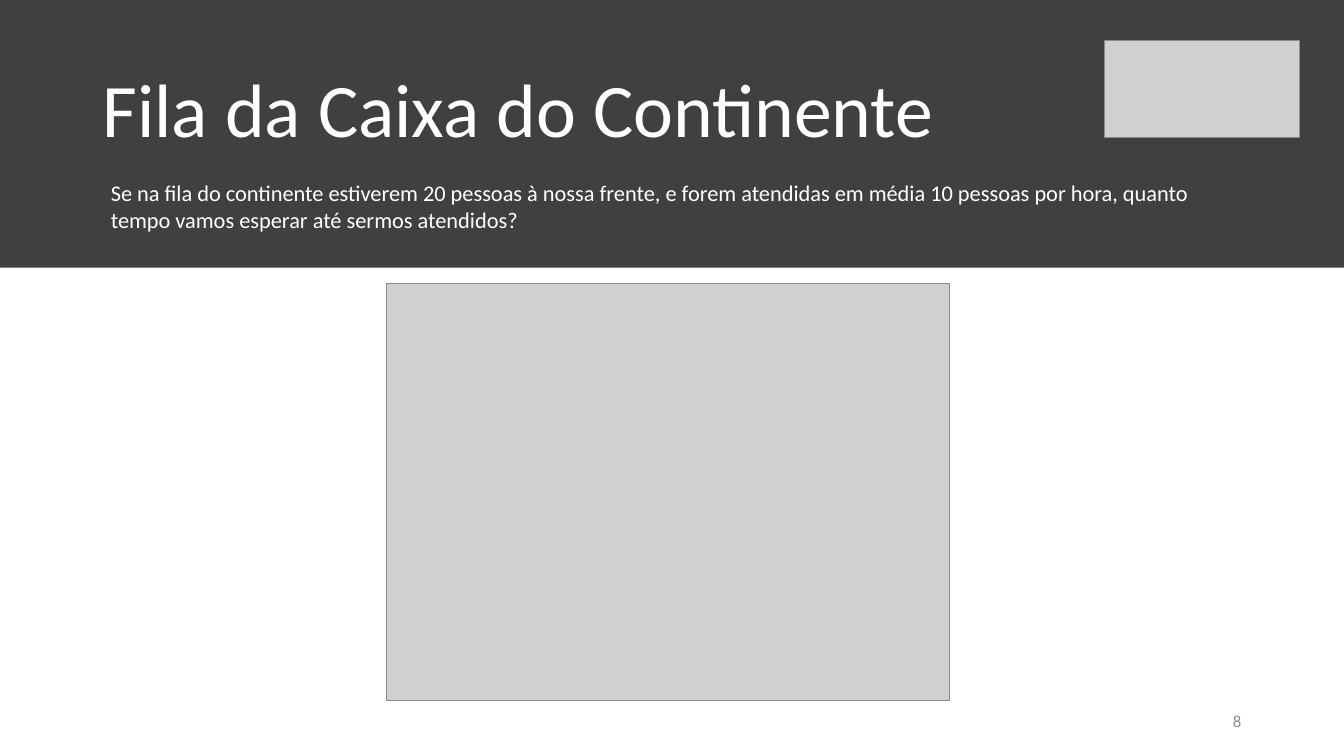
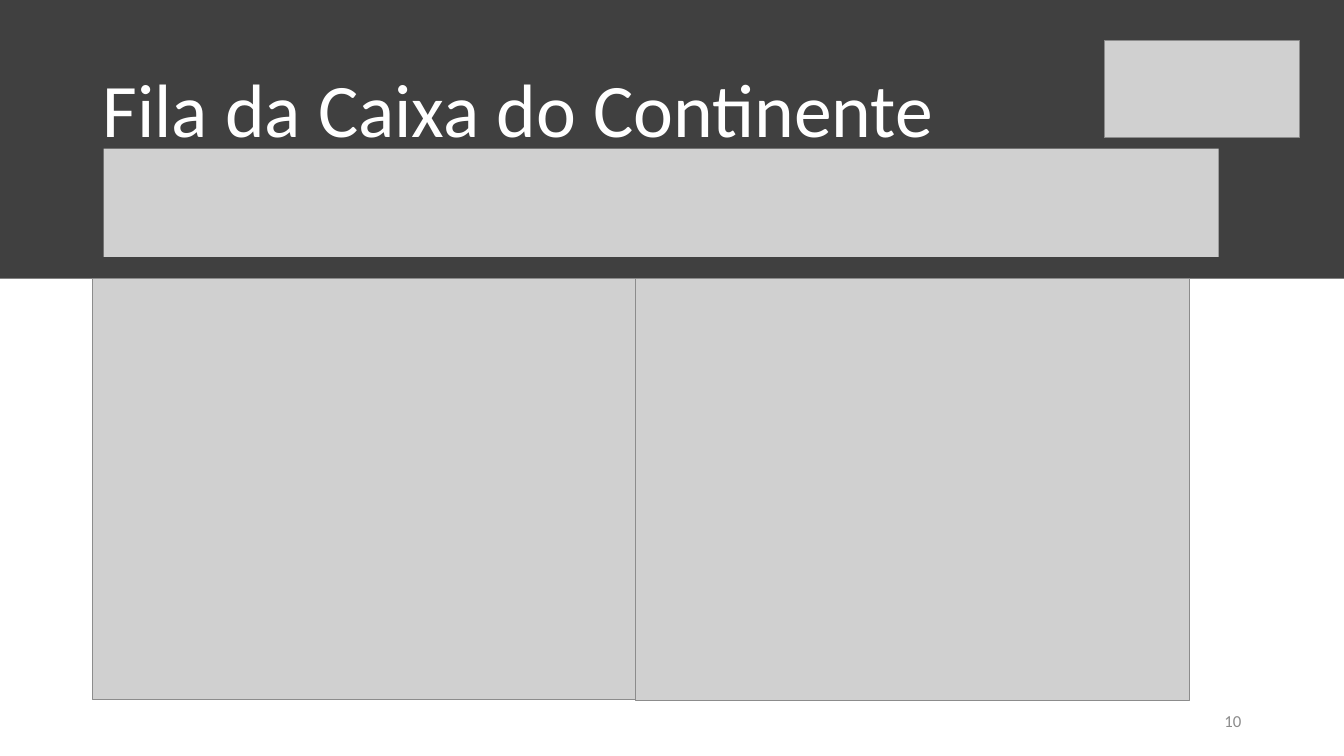
Before and after one commit to RodrigoCoelho7/probabilistic_programming, a slide deck: slide 10 of Short Talks/Poisson and Gamma distributions/Distribuição de Poisson e Gamma.pptx (slide 8 before the commit). Drawn at 1344x756 pixels with LibreOffice and Linux fonts; fonts in the diff are those of the drawing; grey boxes stand for pictures. Boxes give left, top, right and bottom in pixels: in the first picture for what was removed or moved away, otherwise in the second. Text is boxed around its words. In the diff, an @@ line names an element or a change of style, - is before the commit and + after.

Commit message:
Update PPT

```diff
--- a/Short Talks/Poisson and Gamma distributions/Distribuição de Poisson e Gamma.pptx
+++ b/Short Talks/Poisson and Gamma distributions/Distribuição de Poisson e Gamma.pptx
@@ rectangle resized from (x1=0, y1=0, x2=1344, y2=268) to (x1=0, y1=0, x2=1344, y2=279) @@
@@ picture added at (x1=104, y1=149, x2=1219, y2=257) @@
@@ text removed at (x1=111, y1=185, x2=1188, y2=232) @@
-Se na fila do continente estiverem 20 pessoas à nossa frente, e forem atendidas em média 10 pessoas por hora, quanto tempo vamos esperar até sermos atendidos?
@@ picture added at (x1=93, y1=279, x2=636, y2=701) @@
@@ picture removed at (x1=386, y1=283, x2=949, y2=701) @@
@@ picture added at (x1=635, y1=278, x2=1190, y2=700) @@
@@ page number at (x1=1224, y1=716, x2=1241, y2=727): text changed @@
-8
+10
```
Also in this commit, not shown: 1 other slide changed, 2 slides added.
